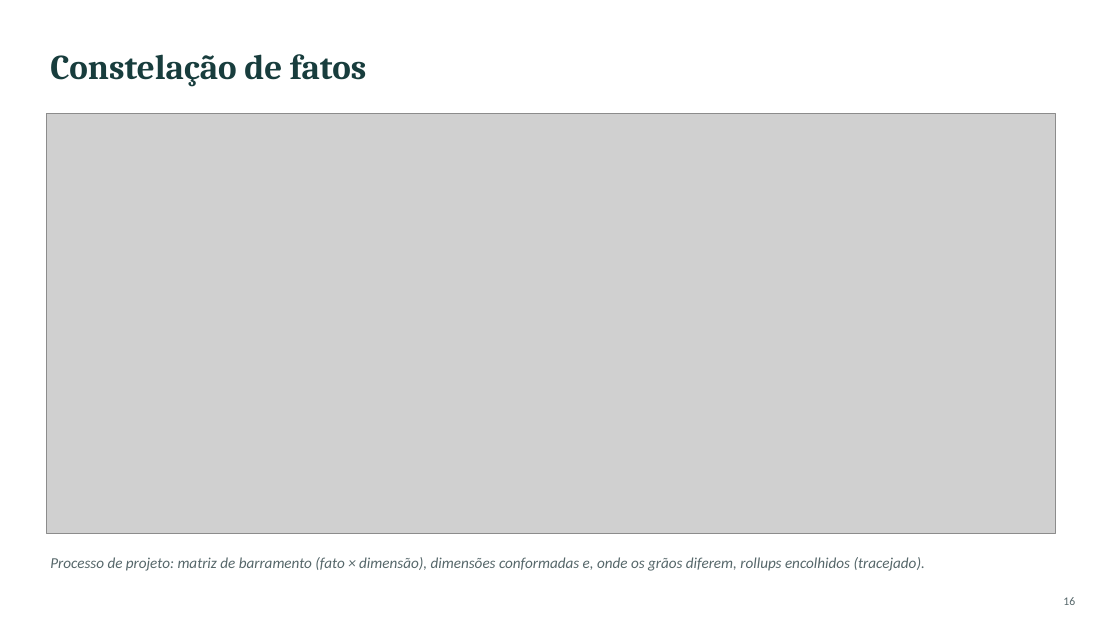
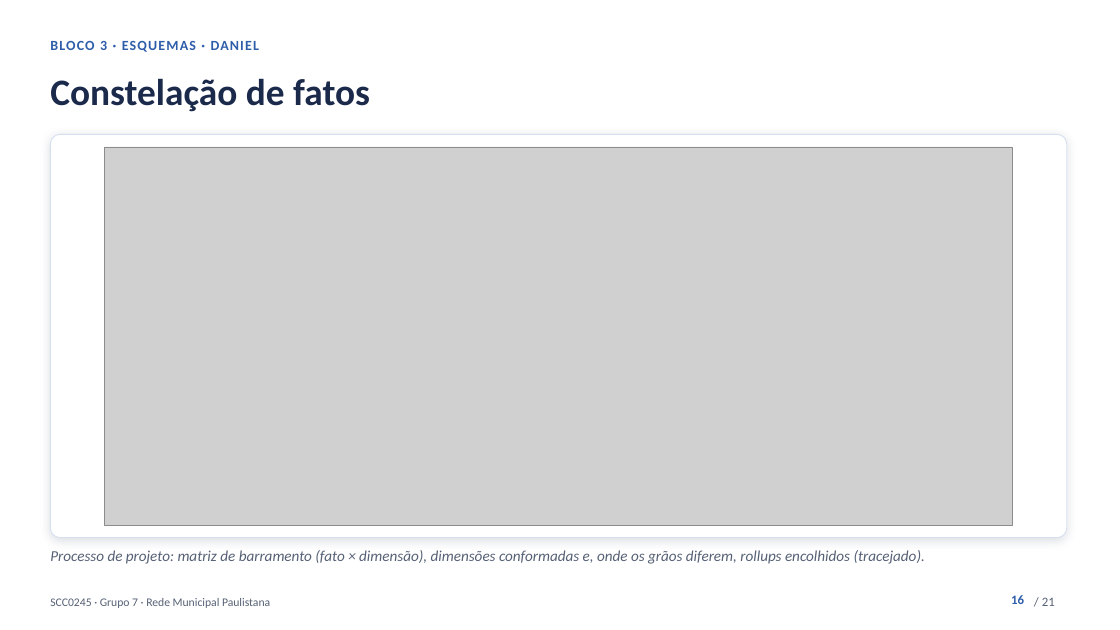
Before and after one commit to kevennlaranjeira/OLAP2026, a slide deck: slide 16 of docs/apresentacao/apresentacao-projeto1.pptx. Drawn at 1120x630 pixels with LibreOffice and Linux fonts; fonts in the diff are those of the drawing; grey boxes stand for pictures. Boxes give left, top, right and bottom in pixels: in the first picture for what was removed or moved away, otherwise in the second. Text is boxed around its words. In the diff, an @@ line names an element or a change of style, - is before the commit and + after.

Commit message:
docs(apresentacao): novo visual, número de página e animações (#4)
Slides com paleta única no tema, etiqueta de bloco e de quem apresenta, número de página, transição de esmaecimento e entrada em sequência dos cartões. Teste novo confere número de página, transição e animação.

```diff
--- a/docs/apresentacao/apresentacao-projeto1.pptx
+++ b/docs/apresentacao/apresentacao-projeto1.pptx
@@ text "Constelação de fatos": place and size @@
-text "Constelação de fatos" at box(50, 54, 366, 86)
+text "Constelação de fatos" at box(50, 78, 370, 112)
@@ text "Constelação de fatos" at box(50, 78, 370, 112): size 30 to 32 pt, font Cambria to Calibri, text colour #183D3D to #1B2A4A @@
@@ text added at box(50, 41, 259, 52), 12 pt, text #2E5EAA, bold @@
+BLOCO 3 · ESQUEMAS · DANIEL
@@ rounded rectangle added at box(50, 134, 1067, 538), fill #FFFFFF, outline #D6E0F0 0.75 pt @@
@@ picture: place and size @@
-picture at box(46, 113, 1055, 534)
+picture at box(105, 147, 1013, 525)
@@ text "Processo de projeto: matriz de ..." at box(50, 550, 925, 564): text colour #56676A to #566175; vertical alignment middle to top @@
@@ text added at box(50, 598, 270, 608), 10 pt, text #566175 @@
+SCC0245 · Grupo 7 · Rede Municipal Paulistana
@@ page number: place and size @@
-page number at box(1063, 597, 1075, 605)
+page number at box(1011, 595, 1024, 604)
@@ page number at box(1011, 595, 1024, 604): size 10 to 11 pt, text colour #56676A to #2E5EAA, bold on; vertical alignment middle to top @@
@@ text added at box(1042, 597, 1055, 606), 11 pt, text #566175 @@
+/ 21
```
Also in this commit, not shown: 20 other slides changed, 4 other files.
